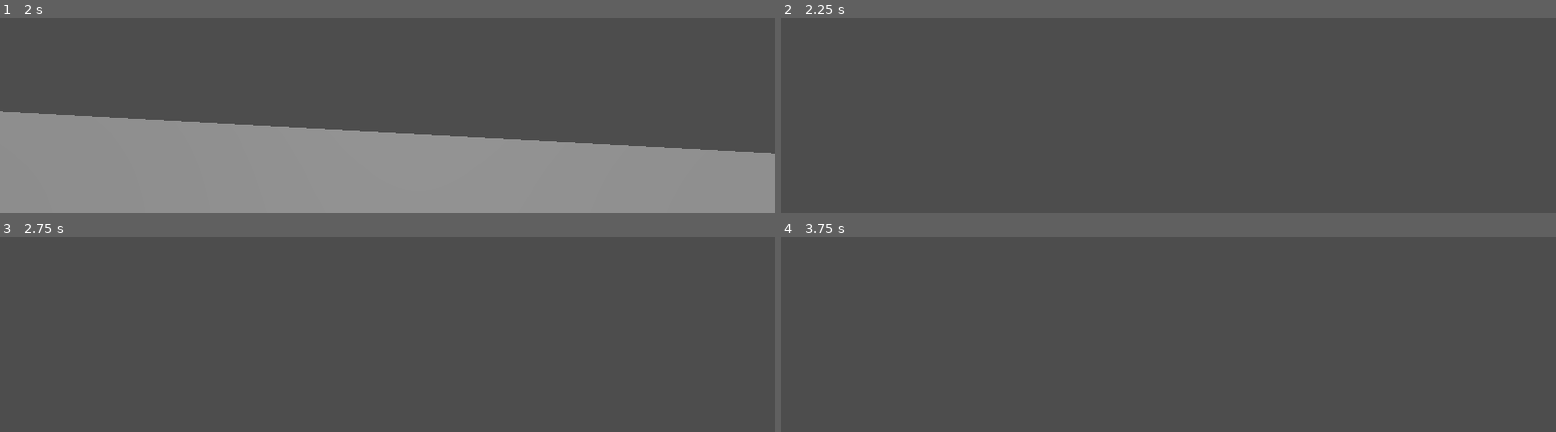
Above: before the commit, frames 1-4 (two rows, left to right).
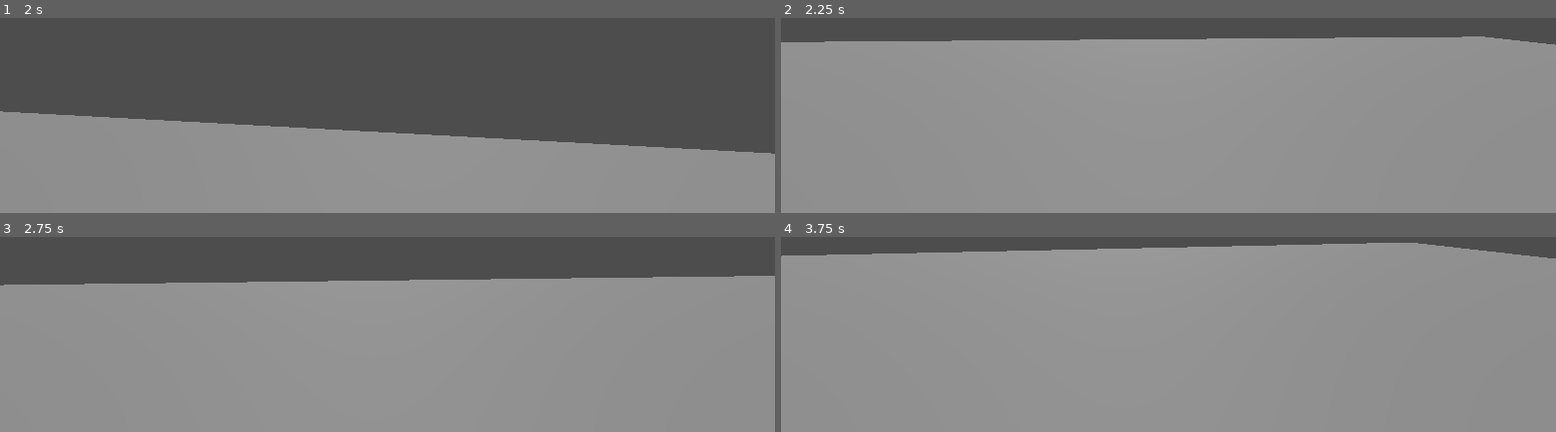
Above: after the commit, the same moments.

Repository: Esoteric-Edge-Games/Dont_Go_Back_2-
Game: Godot game, scene res://scenes/node_3d.tscn
Same seed, same stepped clock (60 frames per second), same inputs: the game is played once before the commit and once after it.
Inputs (mouse positions are in pixels of both pictures, inside the frame that each line leads up to):
- Up to frame 1 (2 s): tap Enter at 0.5 s; move the mouse to (outside the picture) at 0.52 s; hold Shift (Sprint) 0.53-1.28 s; hold W (Move_Forward) from 0.53 s (still down); move the mouse to (outside the picture) at 1.27 s; tap Shift (Sprint) at 1.35 s
- Up to frame 2 (2.25 s): keep holding W (Move_Forward); move the mouse to (outside the picture) at 2.02 s; hold Shift (Sprint) from 2.03 s (still down)
- Up to frame 3 (2.75 s): keep holding W (Move_Forward); keep holding Shift (Sprint)
- Up to frame 4 (3.75 s): keep holding W (Move_Forward); move the mouse to (outside the picture) at 2.77 s; release Shift (Sprint) at 2.78 s; tap Shift (Sprint) at 2.85 s; move the mouse to (outside the picture) at 3.52 s; hold Shift (Sprint) from 3.53 s (still down)

Frame 1 is identical in both runs. In frame 2, 89% of the frame differs, in the area x 0-100%, y 9-100%; in frame 3, 78%; in frame 4, 94%, in the area x 0-100%, y 2-100%.

Commit message:
feat: road reset

Diff:
--- a/Scripts/player.gd
+++ b/Scripts/player.gd
@@ -11,6 +11,7 @@
 var isSprint = false
 var speedWalk = 5.0
 var speedRun = 10.0
+var limitForReset = -12 #I'll be using Z-position because is where camera is facing. Can be changed later
 
 func _physics_process(delta):
 	var direction = Vector3()
@@ -48,7 +49,7 @@
 		speed = speedWalk
 
 	move_and_slide()
-
+	check_reset()
 
 
 func _ready():
@@ -65,3 +66,7 @@
 	# Presionar ESC para liberar el mouse
 	if event is InputEventKey and event.pressed and event.keycode == KEY_ESCAPE:
 		Input.set_mouse_mode(Input.MOUSE_MODE_VISIBLE)
+
+func check_reset():
+	if global_transform.origin.z <= limitForReset: #Change "z" if wanted
+		global_transform.origin.z = 0
